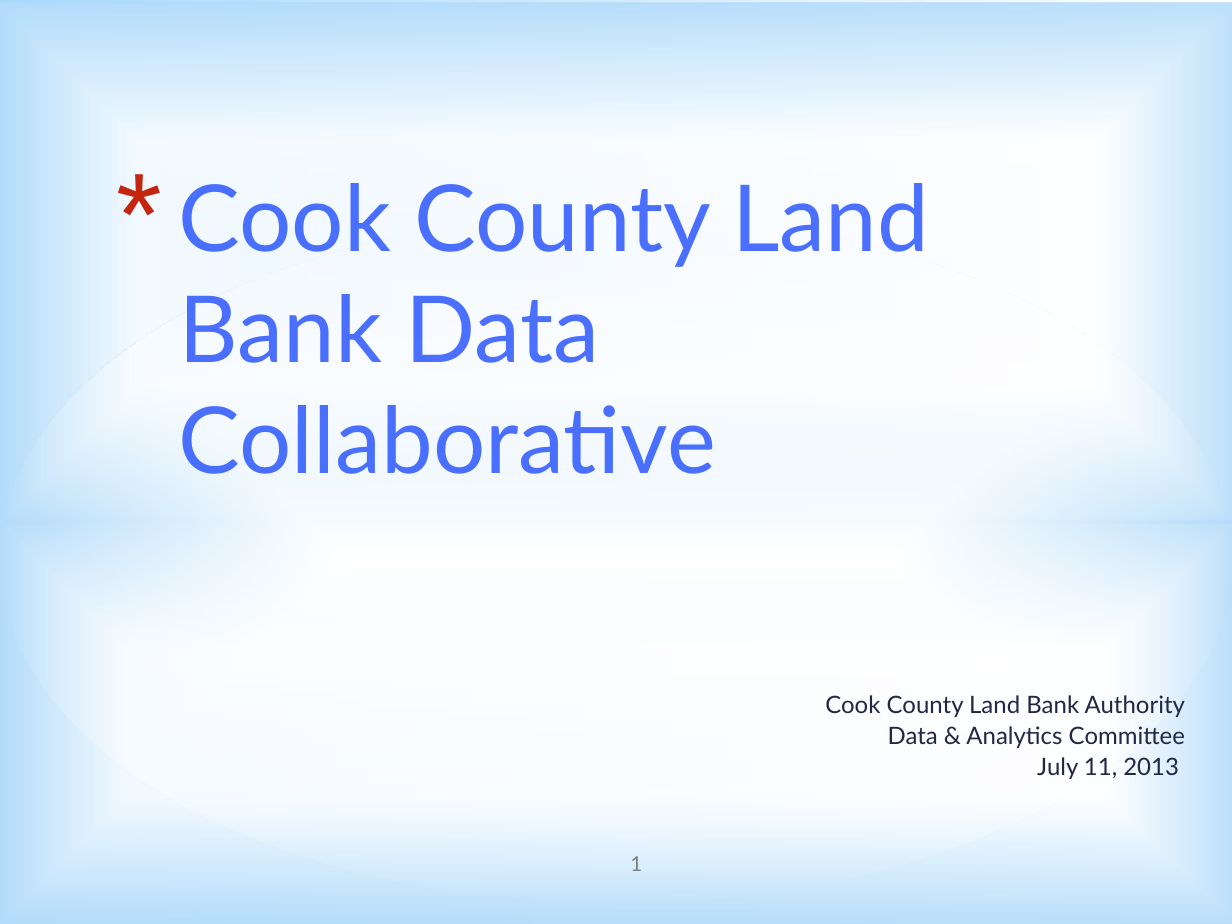
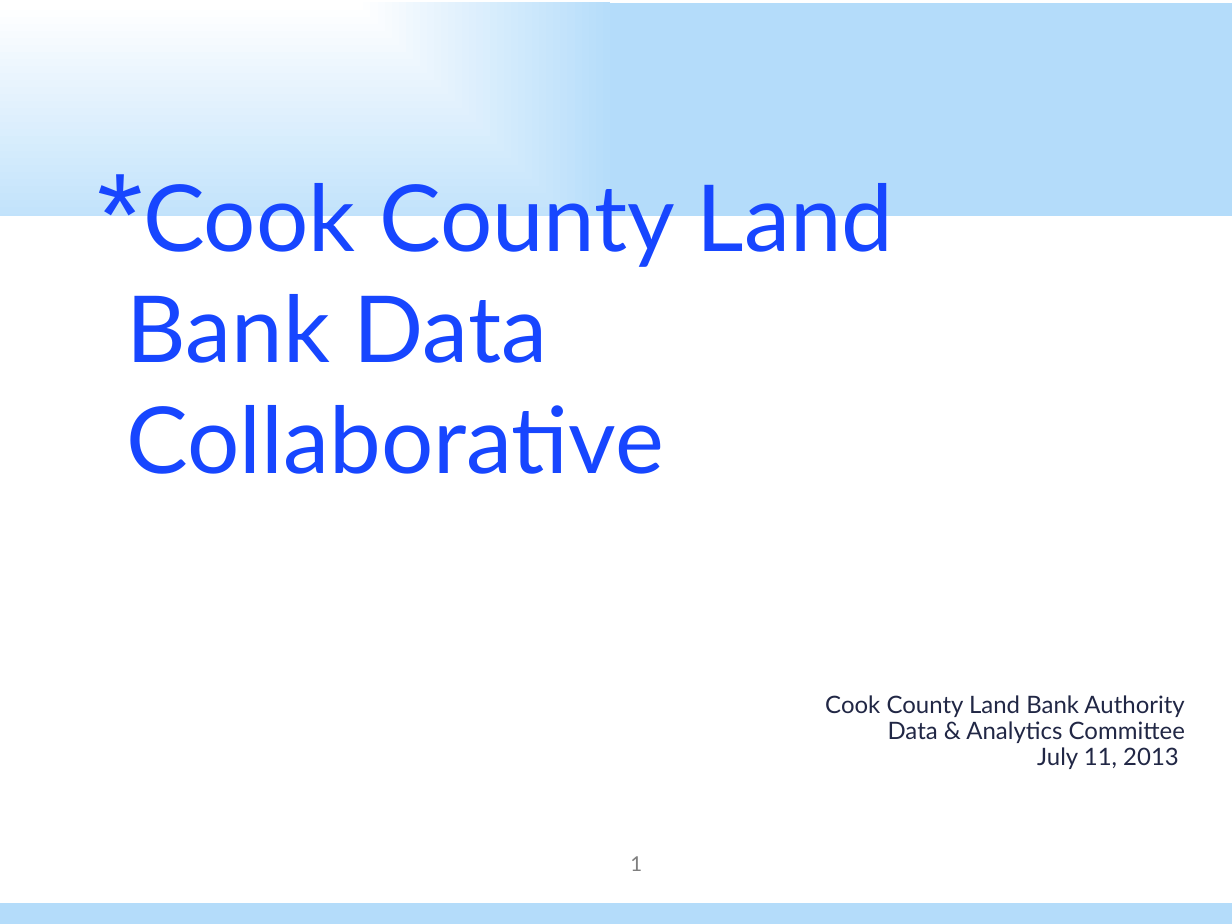
Before and after one commit to dssg/land-bank, a slide deck: slide 1 of Thursday_Presentation.pptx. Drawn at 1232x924 pixels with LibreOffice and Linux fonts; fonts in the diff are those of the drawing. Boxes give left, top, right and bottom in pixels: in the first picture for what was removed or moved away, otherwise in the second. Text is boxed around its words. In the diff, an @@ line names an element or a change of style, - is before the commit and + after.

```diff
--- a/Thursday_Presentation.pptx
+++ b/Thursday_Presentation.pptx
@@ background gradient #A7D9FF to #FFFFFF to #FFFFFF @@
@@ text "Cook County Land Bank Data ..." at (x1=127, y1=183, x2=894, y2=474): text colour #1746FF at 77% opacity to #1746FF; indent changed @@
@@ ellipse removed at (x1=0, y1=216, x2=1232, y2=903) @@
@@ rectangle added at (x1=0, y1=216, x2=1232, y2=903), fill #FFFFFF @@
@@ rectangle added at (x1=0, y1=357, x2=1232, y2=665), fill gradient #FFFFFF to #B4DCFA @@
@@ text at (x1=888, y1=721, x2=1185, y2=769): less space between paragraphs @@
```
Also in this commit, not shown: 22 other slides changed, 1 other file.
